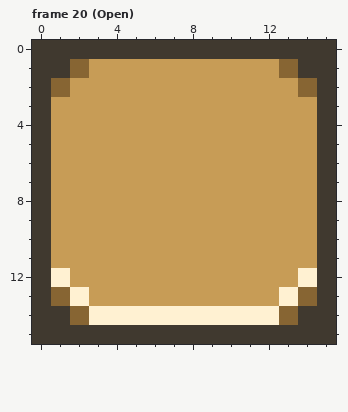
A pixel-art file gets an edit: assets/sprites/Environment/Block.aseprite. Above is the file before it was changed.
16x16 pixels, 20 frames. Shown: frame 20 (Open). The commit also changed other frames, which this record leaves out.
Once edited:
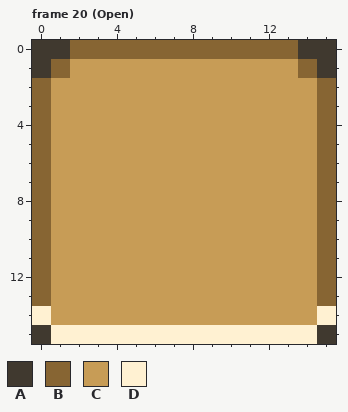
Palette (. is transparent): A #40392f  B #876533  C #c79c56  D #fff1d2
The exact change:
Frame 20 (Open), layer "Layer 1":
y 0: x 2..13 AAAAAAAAAAAA -> BBBBBBBBBBBB
y 1: x 1..2 AB -> BC; x 13..14 BA -> CB
y 2: x 0..1 AB -> BC; x 14..15 BA -> CB
y 3..11: x 0 A -> B; x 15 A -> B
y 12: x 0..1 AD -> BC; x 14..15 DA -> CB
y 13: x 0..2 ABD -> BCC; x 13..15 DBA -> CCB
y 14: x 0..15 AABDDDDDDDDDDBAA -> DCCCCCCCCCCCCCCD
y 15: x 1..14 AAAAAAAAAAAAAA -> DDDDDDDDDDDDDD
Changed places in both pictures, as pixel boxes (x1, y1, x2, y2):
changed: (32, 40, 336, 344)
